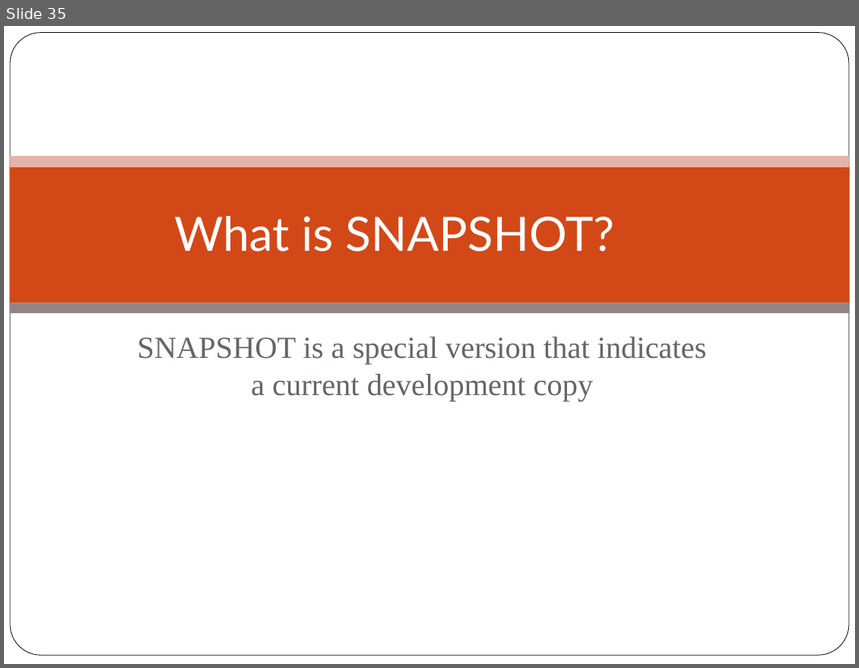
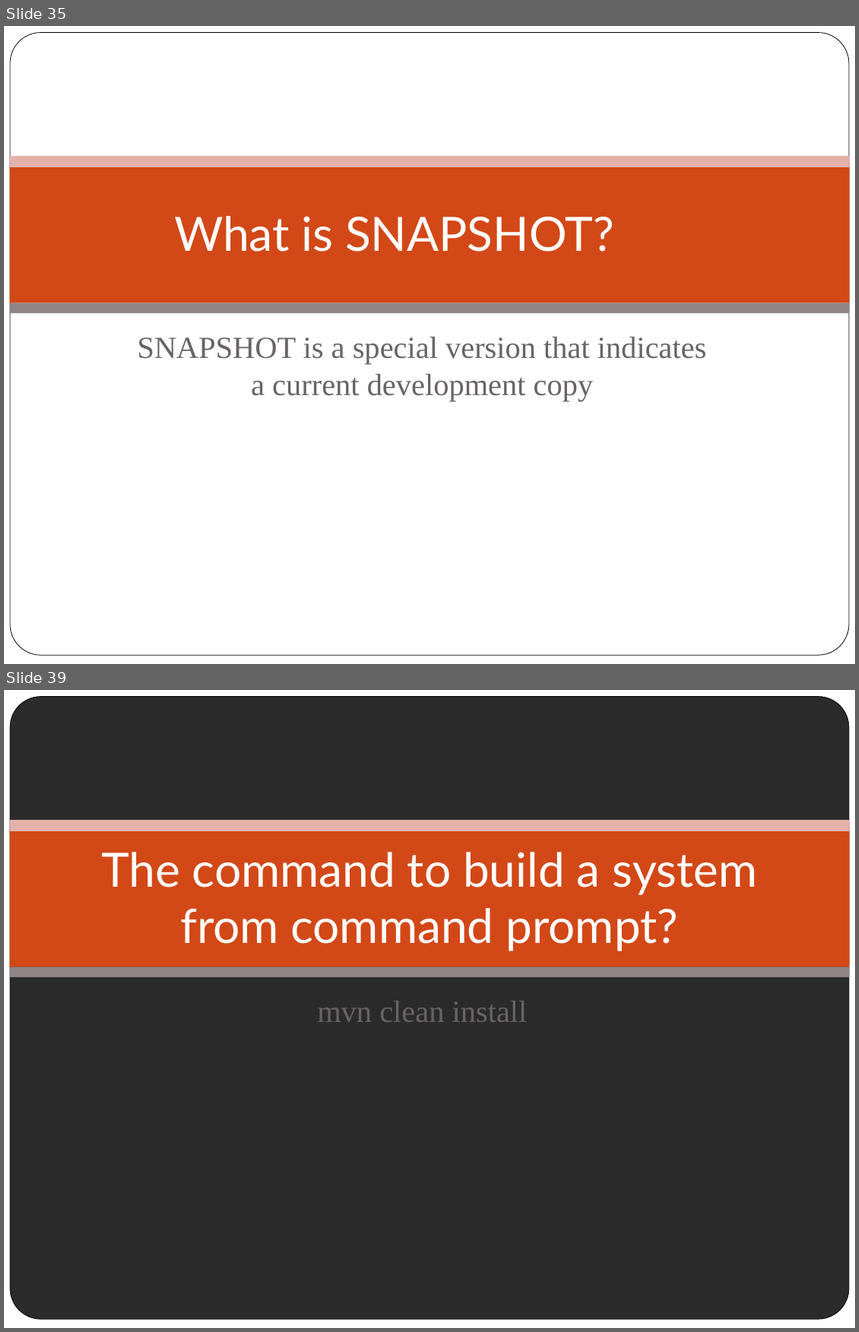
Before and after one commit to githubsebkun/Software-Interview-Questions, a slide deck: Maven Interview Questions.pptx. Shown one above the other, each under a label of ours: slide 35 before the commit, slides 35 and 39 after it; the slides between them are not shown. The pictures are 859x668 and 859x1332 pixels, drawn with LibreOffice and Linux fonts; fonts in the diff are those of the drawing; background and template pictures are left out; a plain dark background stands for a picture behind light text. Boxes give left, top, right and bottom in pixels: in the first picture for what was removed or moved away, otherwise in the second. Text is boxed around its words. In the diff, an @@ line names an element or a change of style, - is before the commit and + after.

```diff
--- a/Maven Interview Questions.pptx
+++ b/Maven Interview Questions.pptx
@@ slide 39 added at <box>4,690,855,1328</box>, background picture (left out); not listed: 4 template elements that a slide beside it also shows @@
@@ rectangle added at <box>4,690,855,1328</box>, fill #FFFFFF @@
@@ title added at <box>101,852,758,951</box>, 40 pt, text #FFFFFF @@
+The command to build a system from command prompt?
@@ subtitle added at <box>317,1001,528,1022</box>, 26 pt, text #696464 @@
+mvn clean install
```
Also in this commit, not shown: 6 other slides added, 8 other files.
